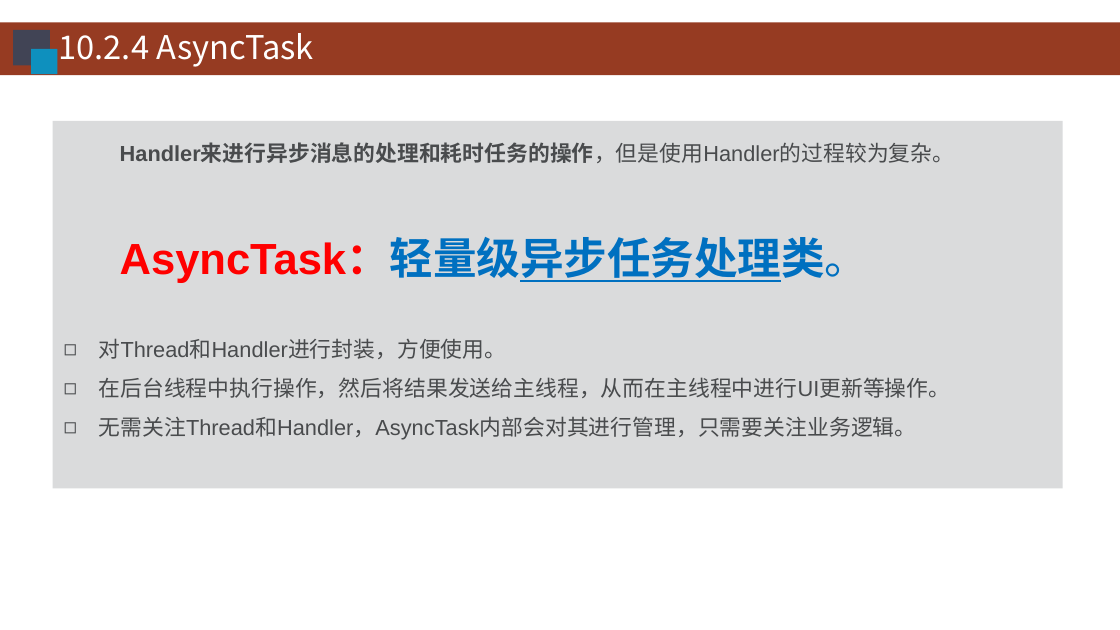
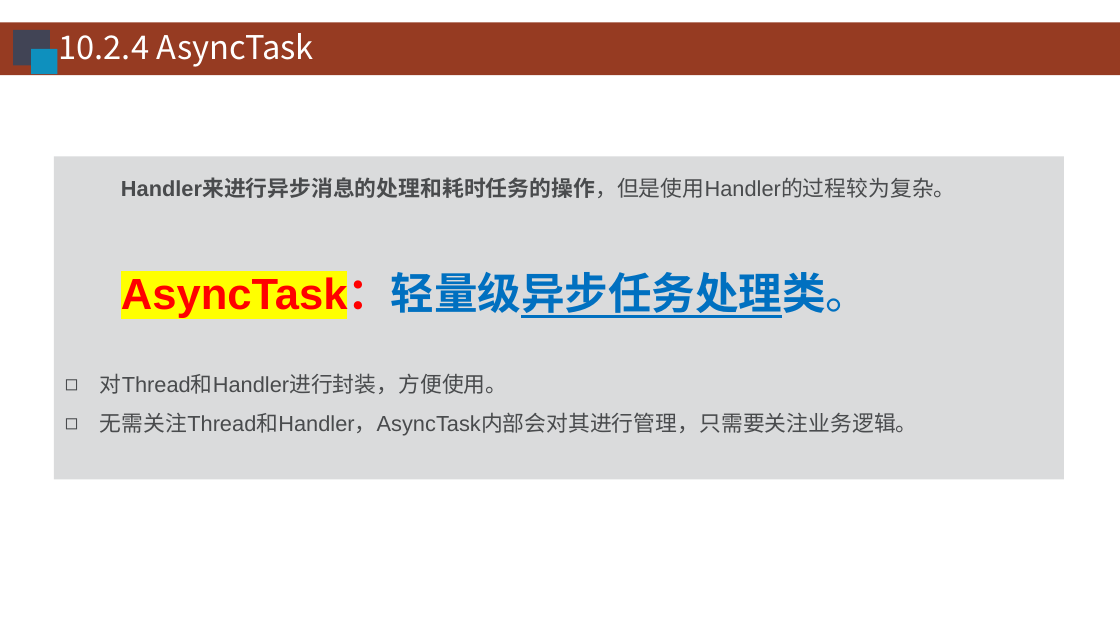
Before and after one commit to HBU/Android-PPT, a slide deck: slide 15 of 10.0 -- 线程 ------- 第10章.pptx (slide 17 before the commit). Drawn at 1120x630 pixels with LibreOffice and Linux fonts; fonts in the diff are those of the drawing; background and template pictures are left out. Boxes give left, top, right and bottom in pixels: in the first picture for what was removed or moved away, otherwise in the second. Text is boxed around its words. In the diff, an @@ line names an element or a change of style, - is before the commit and + after.

```diff
--- a/10.0 -- 线程 ------- 第10章.pptx
+++ b/10.0 -- 线程 ------- 第10章.pptx
@@ rectangle "Handler来进行异步消息的处理和耗时任务的操作，但是使用Handler的过程较为复杂。": place and size @@
-rectangle "Handler来进行异步消息的处理和耗时任务的操作，但是使用Handler的过程较为复杂。" at bbox=[53, 121, 1063, 488]
+rectangle "Handler来进行异步消息的处理和耗时任务的操作，但是使用Handler的过程较为复杂。" at bbox=[54, 157, 1064, 479]
@@ text in rectangle at bbox=[121, 274, 869, 318]: highlight none to #FFFF00 in "AsyncTask：轻量级异步任务处理类。" @@
@@ text in rectangle at bbox=[99, 377, 951, 398]: paragraph removed @@
-◻ 在后台线程中执行操作，然后将结果发送给主线程，从而在主线程中进行UI更新等操作。
```
Also in this commit, not shown: 14 other slides changed, 3 slides removed.
